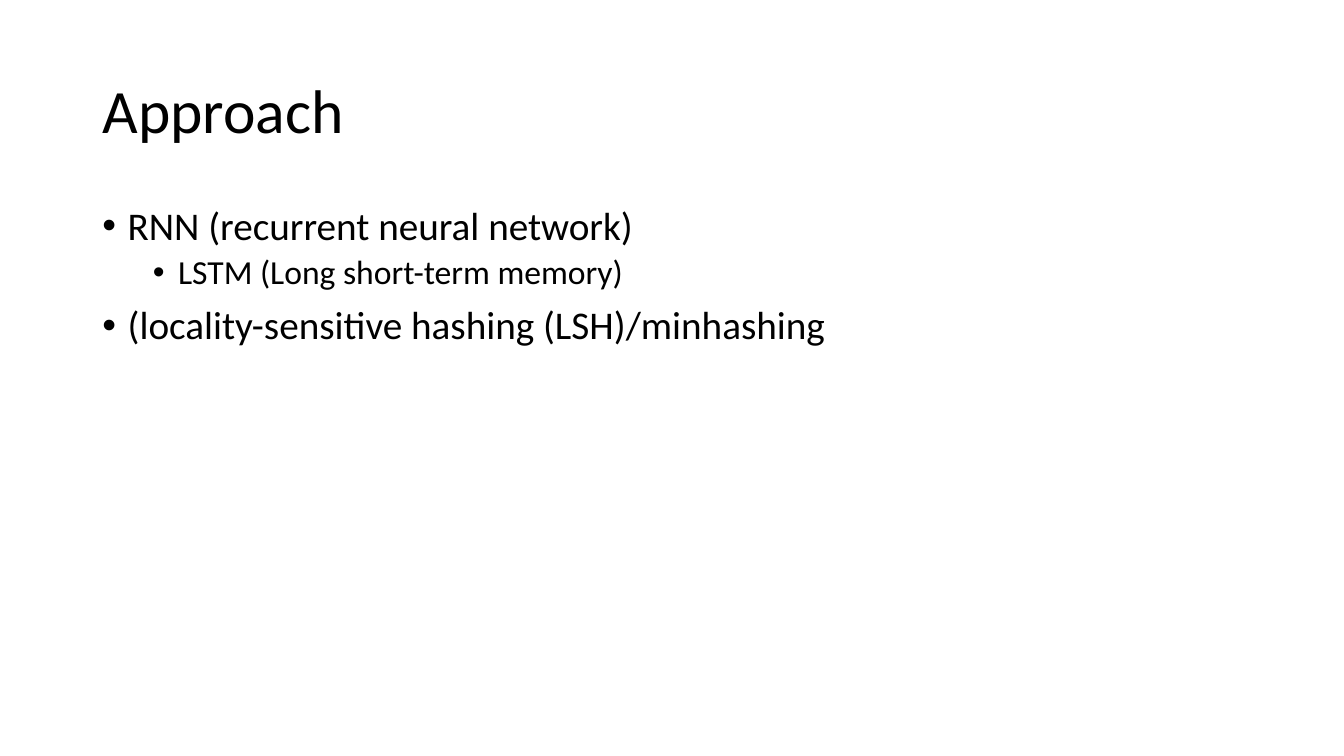
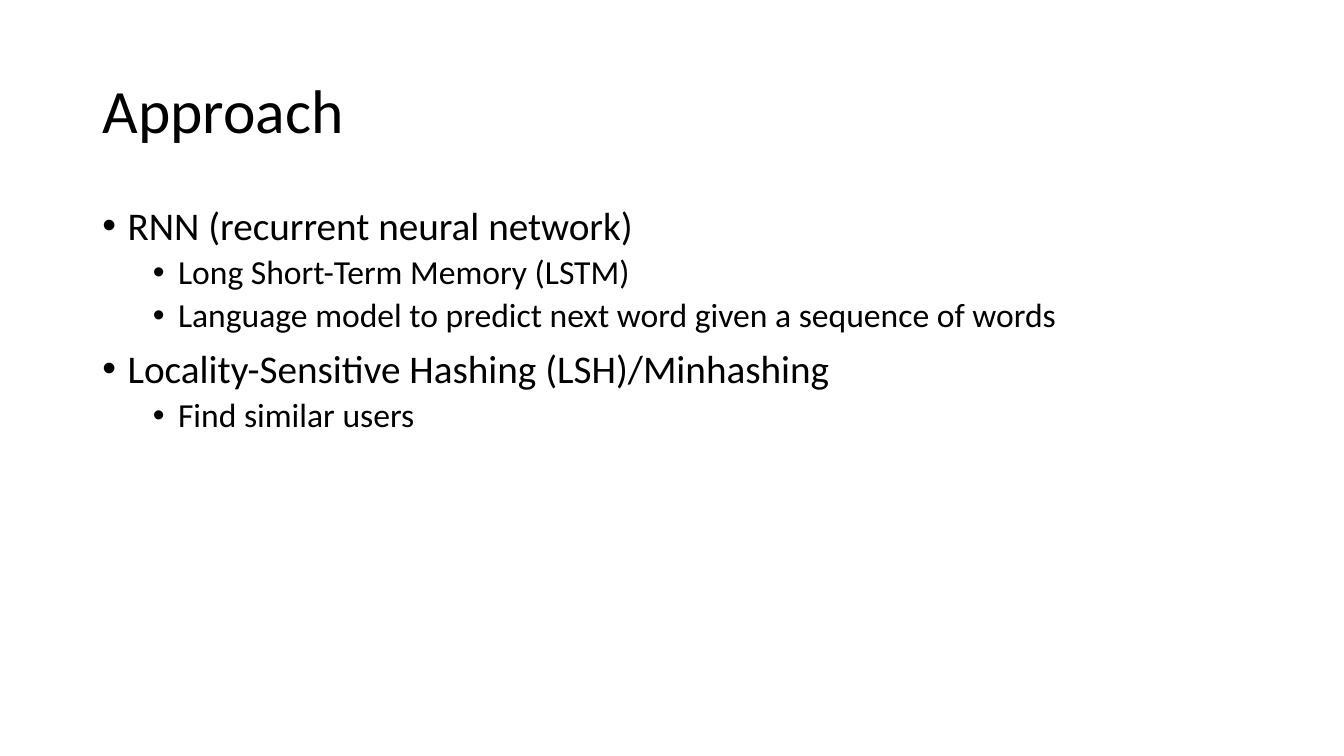
Before and after one commit to rwickman/Word-Suggestion, a slide deck: slide 3 of slides/Word Suggestion Slides.pptx. Drawn at 1344x756 pixels with LibreOffice and Linux fonts; fonts in the diff are those of the drawing. Boxes give left, top, right and bottom in pixels: in the first picture for what was removed or moved away, otherwise in the second. Text is boxed around its words. In the diff, an @@ line names an element or a change of style, - is before the commit and + after.

```diff
--- a/slides/Word Suggestion Slides.pptx
+++ b/slides/Word Suggestion Slides.pptx
@@ text at [128, 259, 1055, 428]: text changed; size 28 to 24 pt @@
-  • LSTM (Long short-term memory)
-• (locality-sensitive hashing (LSH)/minhashing
+  • Long Short-Term Memory (LSTM)
+  • Language model to predict next word given a sequence of words
+• Locality-Sensitive Hashing (LSH)/Minhashing
+  • Find similar users
```
Also in this commit, not shown: 11 other slides changed, 1 other file.
